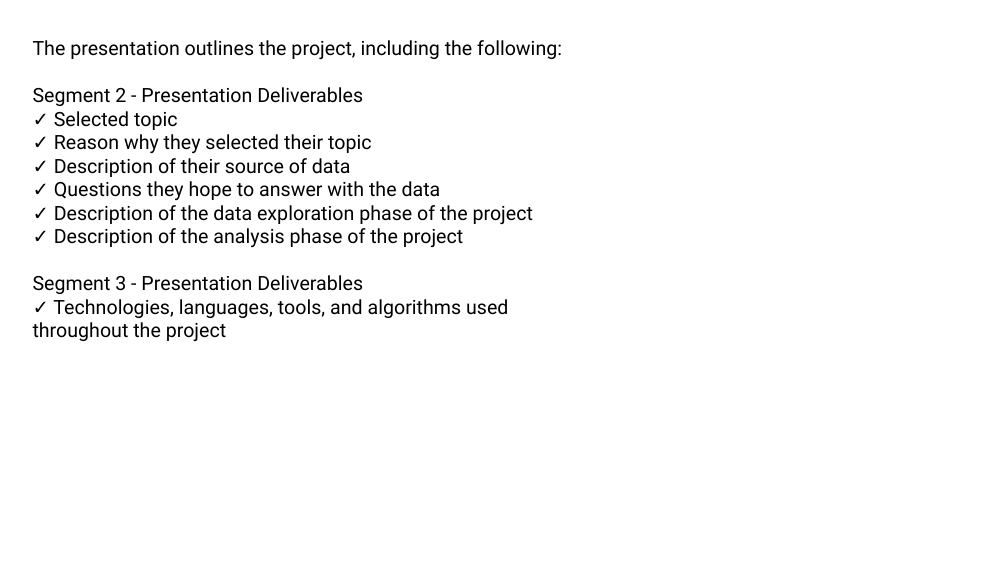
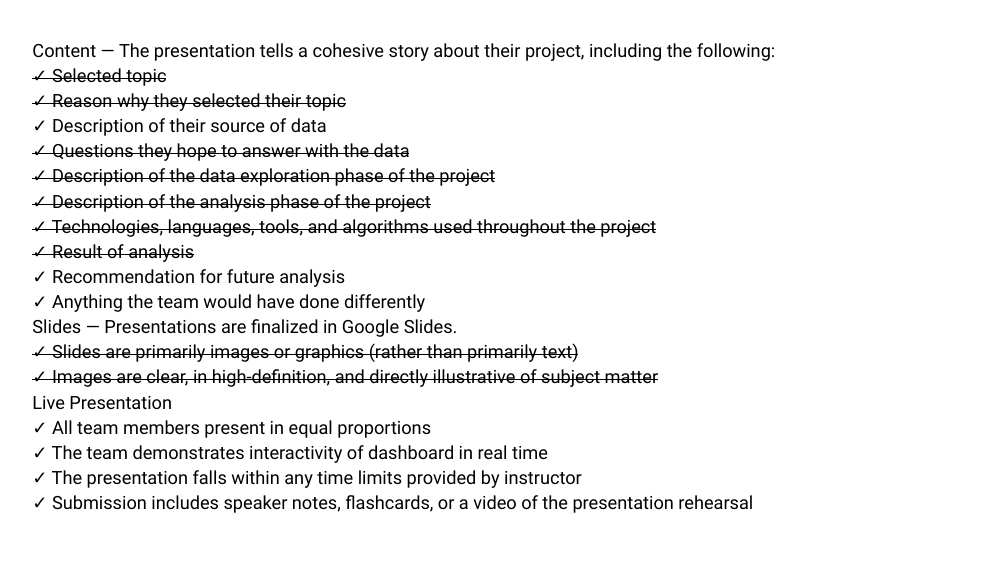
Before and after one commit to aduchini/Final_project, a slide deck: slide 26 of Presentation_WarInUkraine.pptx (slide 12 before the commit). Drawn at 1008x567 pixels with LibreOffice and Linux fonts; fonts in the diff are those of the drawing. Boxes give left, top, right and bottom in pixels: in the first picture for what was removed or moved away, otherwise in the second. Text is boxed around its words. In the diff, an @@ line names an element or a change of style, - is before the commit and + after.

```diff
--- a/Presentation_WarInUkraine.pptx
+++ b/Presentation_WarInUkraine.pptx
@@ text at [32, 43, 776, 61]: text changed; size 14 to 13 pt @@
-The presentation outlines the project, including the following:
-Segment 2 - Presentation Deliverables
+Content — The presentation tells a cohesive story about their project, including the following:
@@ text at [52, 68, 656, 237]: size 14 to 13 pt in "✓ Selected topic", "✓ Reason why they selected their topic", "✓ Description of their source of data", "✓ Questions they hope to answer with ..." and 3 more places; strikethrough on in "✓ Selected topic", "✓ Reason why they selected their topic", "✓ Questions they hope to answer with ...", "✓ Description of the data exploration phase ..." and 2 more places; line spacing 1 to 1.15 @@
@@ text at [32, 244, 753, 513]: paragraphs added @@
+✓ Result of analysis
+✓ Recommendation for future analysis
+✓ Anything the team would have done differently
+Slides — Presentations are finalized in Google Slides.
+✓ Slides are primarily images or graphics (rather than primarily text)
+✓ Images are clear, in high-definition, and directly illustrative of subject matter
+Live Presentation
+✓ All team members present in equal proportions
+✓ The team demonstrates interactivity of dashboard in real time
+✓ The presentation falls within any time limits provided by instructor
+✓ Submission includes speaker notes, flashcards, or a video of the presentation rehearsal
@@ text at [33, 275, 363, 294]: paragraph removed @@
-Segment 3 - Presentation Deliverables
```
Also in this commit, not shown: 6 other slides changed, 18 slides added, 4 slides removed, 3 other files.
